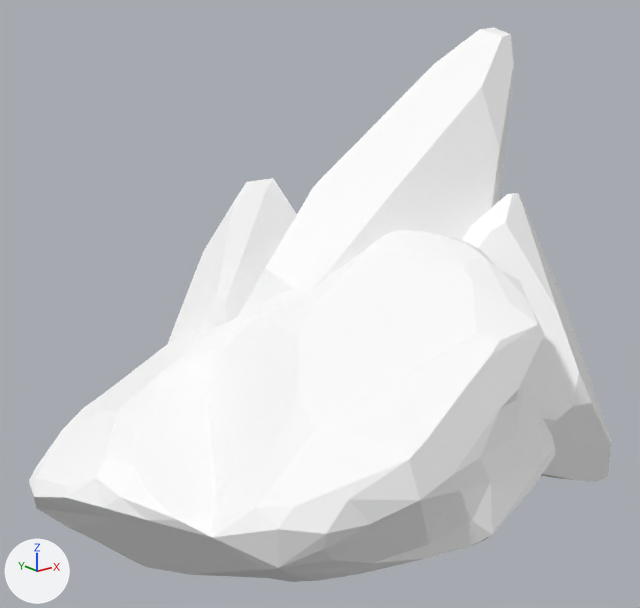
The glTF model assets/synty/tropical/models/SM_Env_Rock_Spikes_01.glb as it was, and as the next commit left it.
Rendered twice from a 50 mm camera at (-8.83, -10.53, 6.56) aimed at (-0.29, 0.15, 2.29). The lights are fixed; the arrows at lower left show +X, +Y and +Z.

In view in the first picture: 'SM_Env_Rock_Spikes_01'.
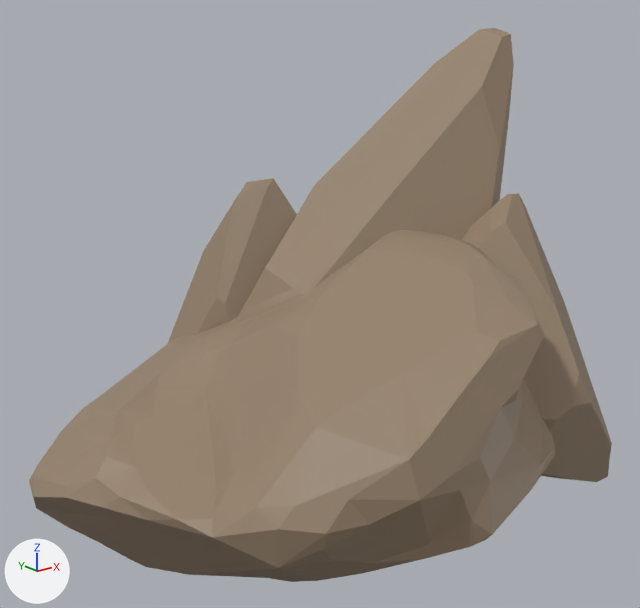
The change, as JSON lines over the scene's bpy script:
```json
{"op": "add", "block": "img_polygonnaturebiomes_tropical_texture_01", "code": ["img_polygonnaturebiomes_tropical_texture_01 = load_image('PolygonNatureBiomes_Tropical_Texture_01', '_unpacked/PolygonNatureBiomes_Tropical_Texture_01', 4096, 4096, 'sRGB')"]}
{"op": "remove", "block": "mat_nature40", "code": "mat_nature40.base_color = (1.0, 1.0, 1.0)  # white #ffffff"}
{"op": "add", "block": "mat_nature40", "code": "mat_nature40.texture = img_polygonnaturebiomes_tropical_texture_01"}
```

Changed parts and their boxes [x1, y1, x2, y2] in the pictures (640 x 608 px):
```json
{"object": "SM_Env_Rock_Spikes_01", "change": "surface changed", "before": [29, 28, 612, 582], "after": [29, 28, 612, 582], "on screen": "white to brown"}
```
